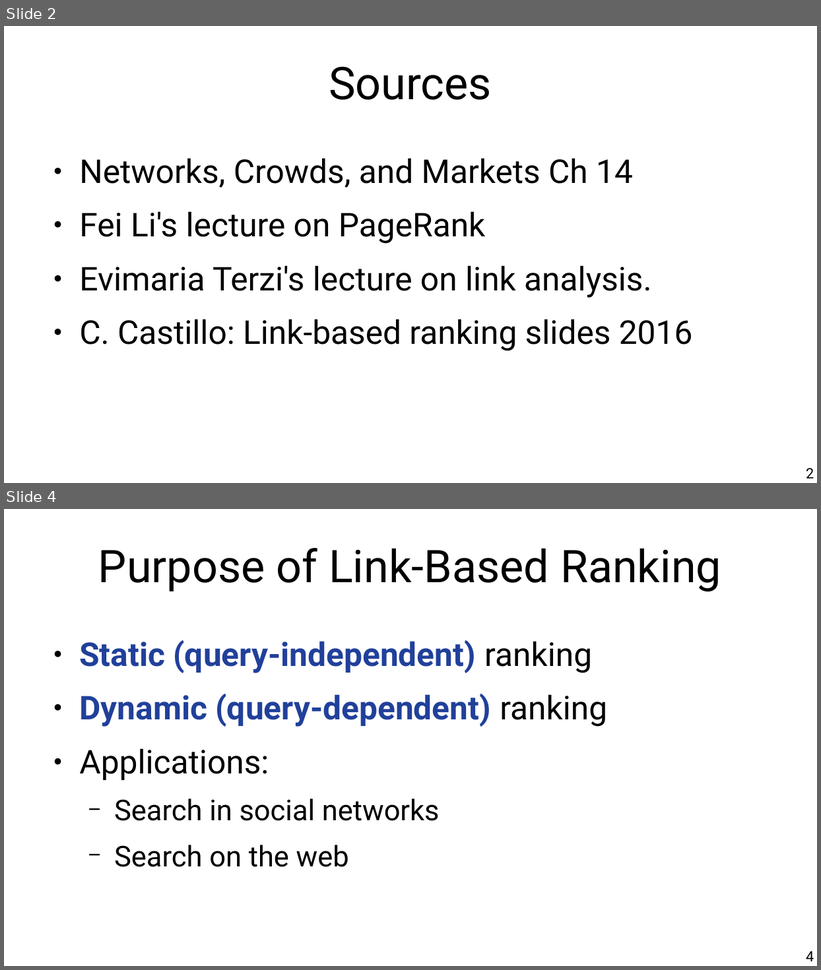
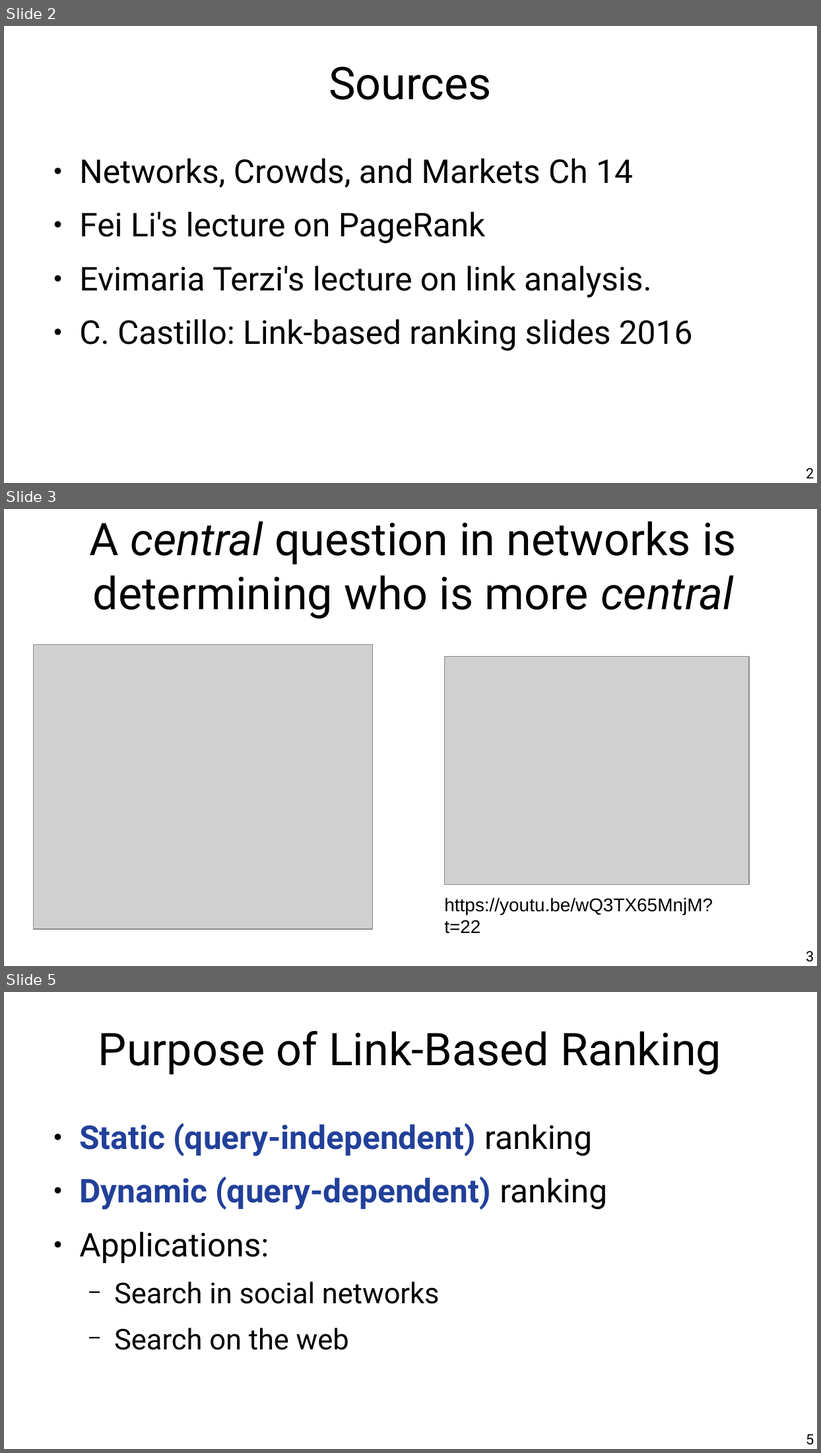
Before and after one commit to chatox/networks-science-course, a slide deck: theory/odp/tt14_hubs_authorities.odp. Shown one above the other, each under a label of ours: slides 2 and 4 before the commit, slides 2, 3 and 5 after it; the slides between them are not shown. The pictures are 821x970 and 821x1453 pixels, drawn with LibreOffice and Linux fonts; fonts in the diff are those of the drawing; grey boxes stand for pictures. Boxes give left, top, right and bottom in pixels: in the first picture for what was removed or moved away, otherwise in the second. Text is boxed around its words. In the diff, an @@ line names an element or a change of style, - is before the commit and + after.

```diff
--- a/theory/odp/tt14_hubs_authorities.odp
+++ b/theory/odp/tt14_hubs_authorities.odp
@@ slide 3 added at [4, 509, 817, 966], background #FFFFFF @@
@@ title added at [90, 521, 737, 619], 44 pt, text #000000 @@
+A central question in networks is determining who is more central
@@ picture added at [34, 645, 373, 929] @@
@@ picture added at [444, 657, 749, 885] @@
@@ text added at [444, 898, 713, 934], 18 pt, text #000000 @@
+https://youtu.be/wQ3TX65MnjM?t=22
@@ page number added at [806, 951, 814, 962], 14 pt, text #000000 @@
+3
@@ what was slide 4 is now slide 5 @@
@@ page number at [806, 1434, 814, 1445]: text changed @@
-4
+5
```
Also in this commit, not shown: 4 slides changed.
